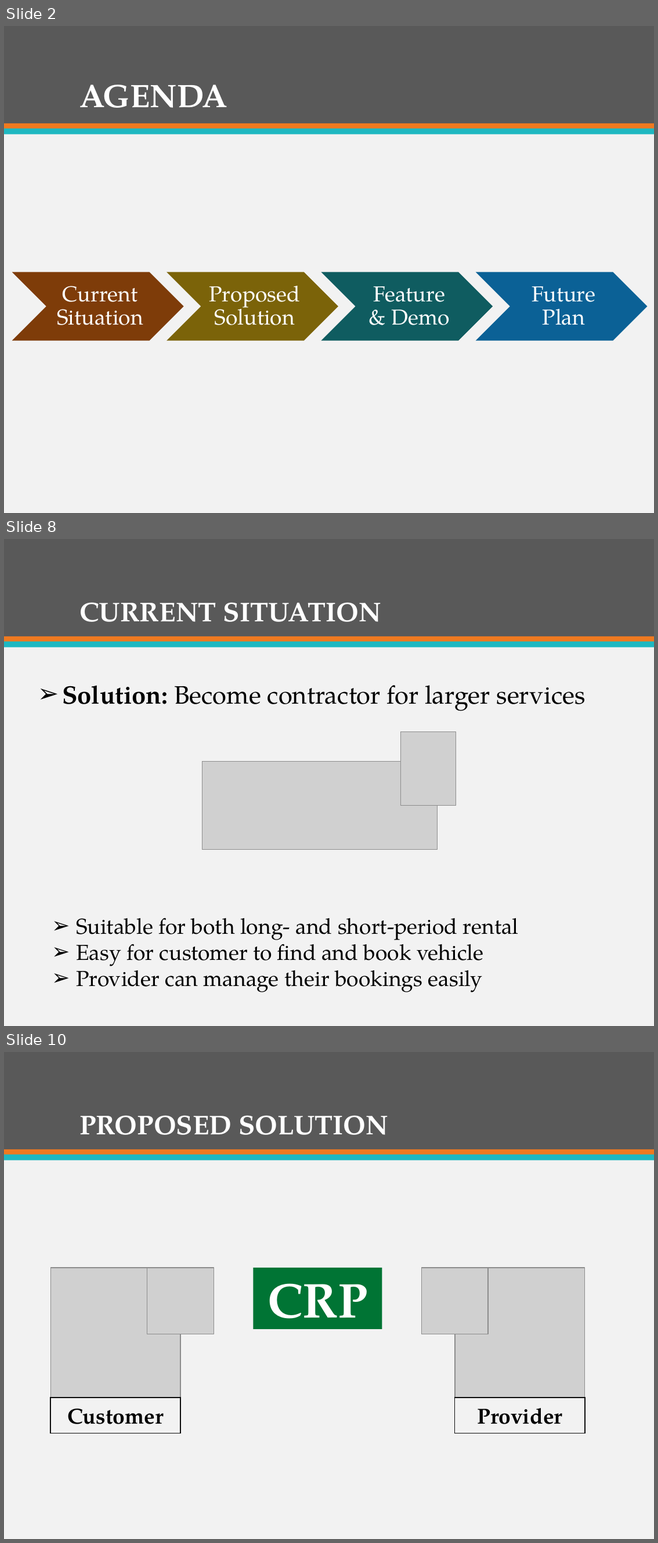
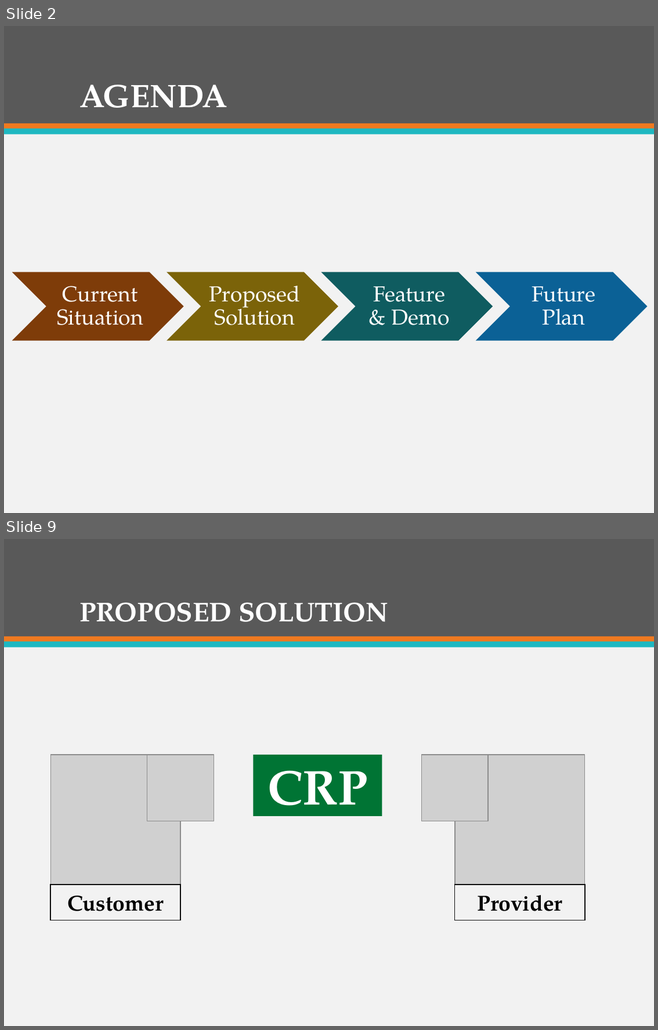
Before and after one commit to firzgard/CarRentalPortal, a slide deck: slide/CAR RENTAL PORTAL-Official.pptx. Shown one above the other, each under a label of ours: slides 2, 8 and 10 before the commit, slides 2 and 9 after it; the slides between them are not shown. The pictures are 658x1543 and 658x1030 pixels, drawn with LibreOffice and Linux fonts; fonts in the diff are those of the drawing; grey boxes stand for pictures. Boxes give left, top, right and bottom in pixels: in the first picture for what was removed or moved away, otherwise in the second. Text is boxed around its words. In the diff, an @@ line names an element or a change of style, - is before the commit and + after.

```diff
--- a/slide/CAR RENTAL PORTAL-Official.pptx
+++ b/slide/CAR RENTAL PORTAL-Official.pptx
@@ slide 8 removed at (x1=4, y1=539, x2=654, y2=1026), background #F2F2F2; not listed: 3 template elements that a slide beside it also shows @@
@@ title removed at (x1=79, y1=602, x2=381, y2=622) @@
-CURRENT SITUATION
@@ text removed at (x1=62, y1=685, x2=585, y2=711) @@
-➢ Solution: Become contractor for larger services
@@ picture removed at (x1=400, y1=732, x2=455, y2=805) @@
@@ picture removed at (x1=202, y1=761, x2=437, y2=849) @@
@@ text removed at (x1=76, y1=918, x2=518, y2=993) @@
-➢ Suitable for both long- and short-period rental
-➢ Easy for customer to find and book vehicle
-➢ Provider can manage their bookings easily
@@ what was slide 10 is now slide 9 @@
```
Also in this commit, not shown: 10 slides changed, 5 slides added, 5 other slides removed.
